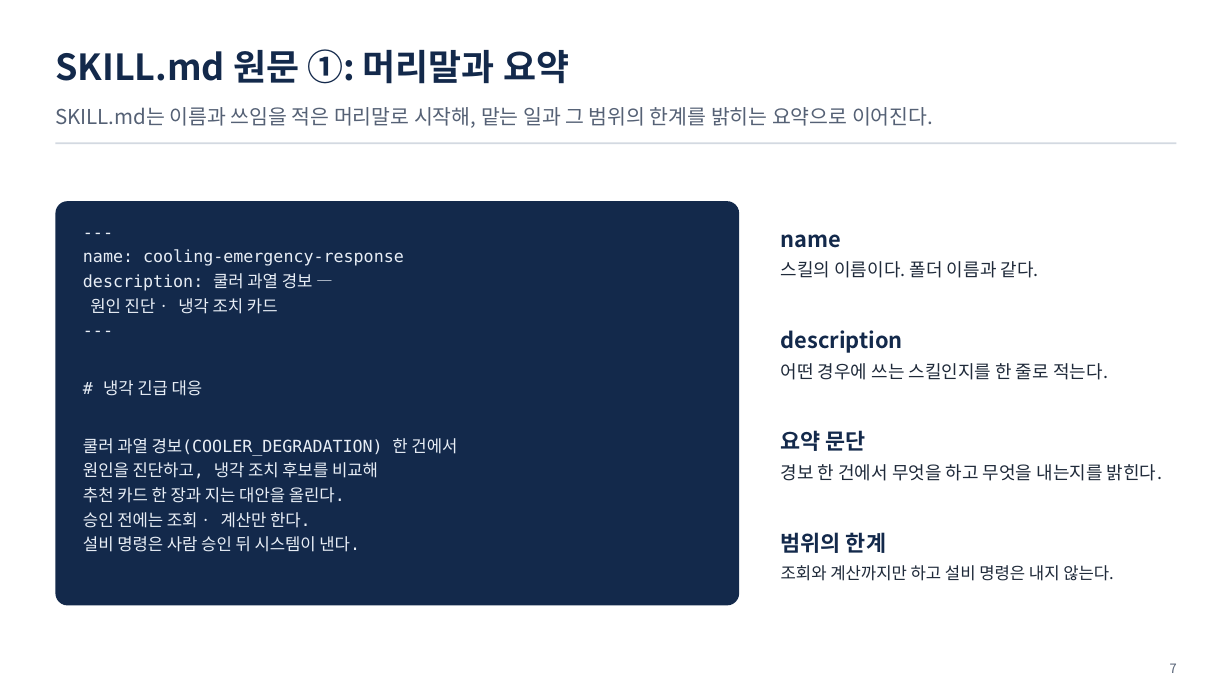
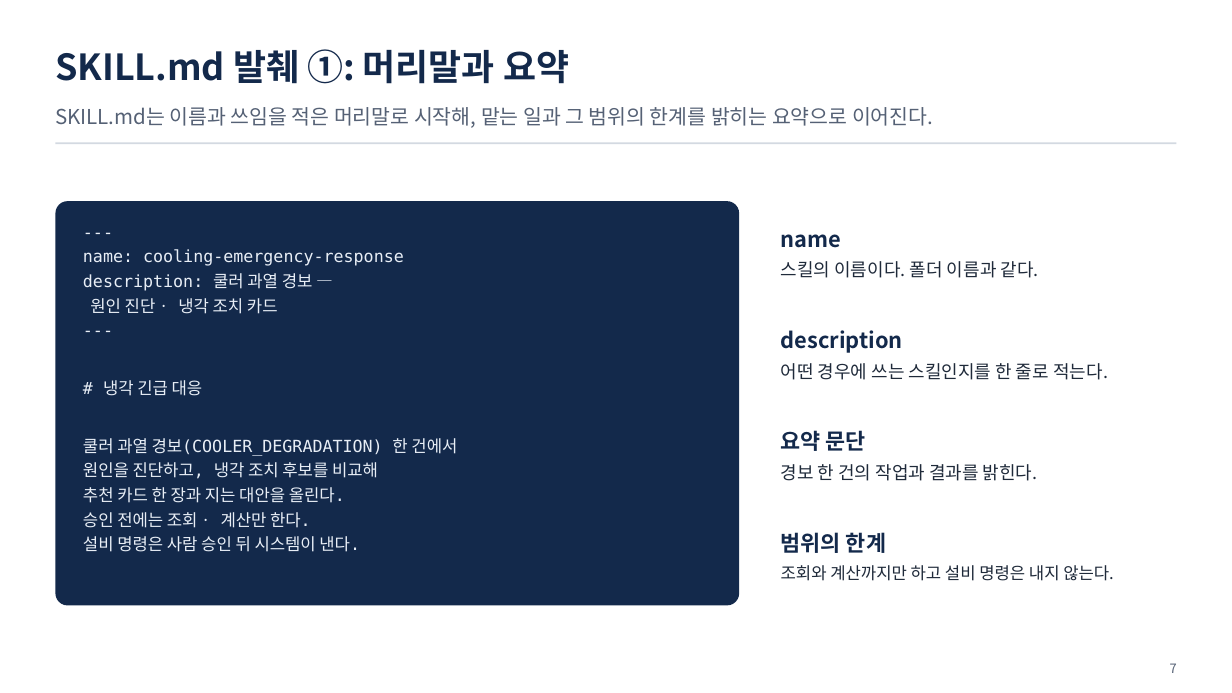
Before and after one commit to uengine-oss/hyd-iot-edu, a slide deck: slide 7 of workspace/강의제작/산출물/통합반/이론_오프라인/06회차/통합반_오프라인_06회차.pptx. Drawn at 1232x693 pixels with LibreOffice and Linux fonts; fonts in the diff are those of the drawing. Boxes give left, top, right and bottom in pixels: in the first picture for what was removed or moved away, otherwise in the second. Text is boxed around its words. In the diff, an @@ line names an element or a change of style, - is before the commit and + after.

Commit message:
통합반 현장 6회차 4~10장 스킬 원문의 보류 조건과 실제 추천 결과·제출 번호를 비교하는 화면과 현장 질문을 검증한다

```diff
--- a/workspace/강의제작/산출물/통합반/이론_오프라인/06회차/통합반_오프라인_06회차.pptx
+++ b/workspace/강의제작/산출물/통합반/이론_오프라인/06회차/통합반_오프라인_06회차.pptx
@@ text at (55, 49, 569, 84): text changed @@
-SKILL.md 원문 ①: 머리말과 요약
+SKILL.md 발췌 ①: 머리말과 요약
@@ text at (781, 464, 1038, 481): text changed @@
-경보 한 건에서 무엇을 하고 무엇을 내는지를 밝힌다.
+경보 한 건의 작업과 결과를 밝힌다.
```
Also in this commit, not shown: 5 other slides changed, 10 other files.
